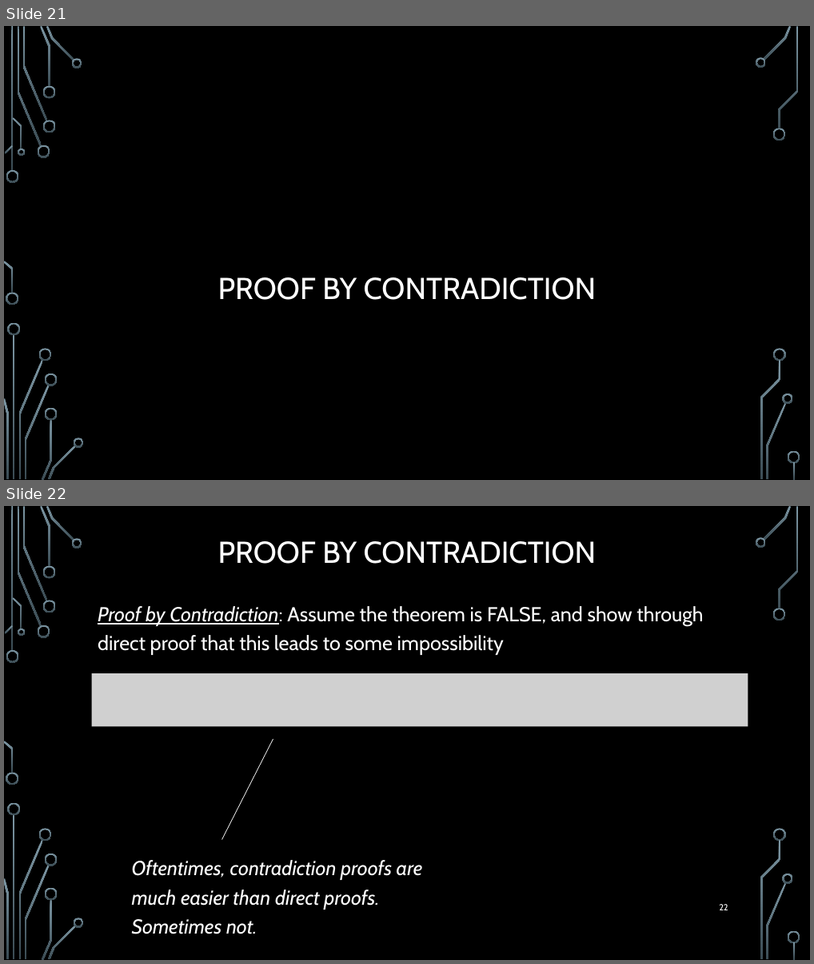
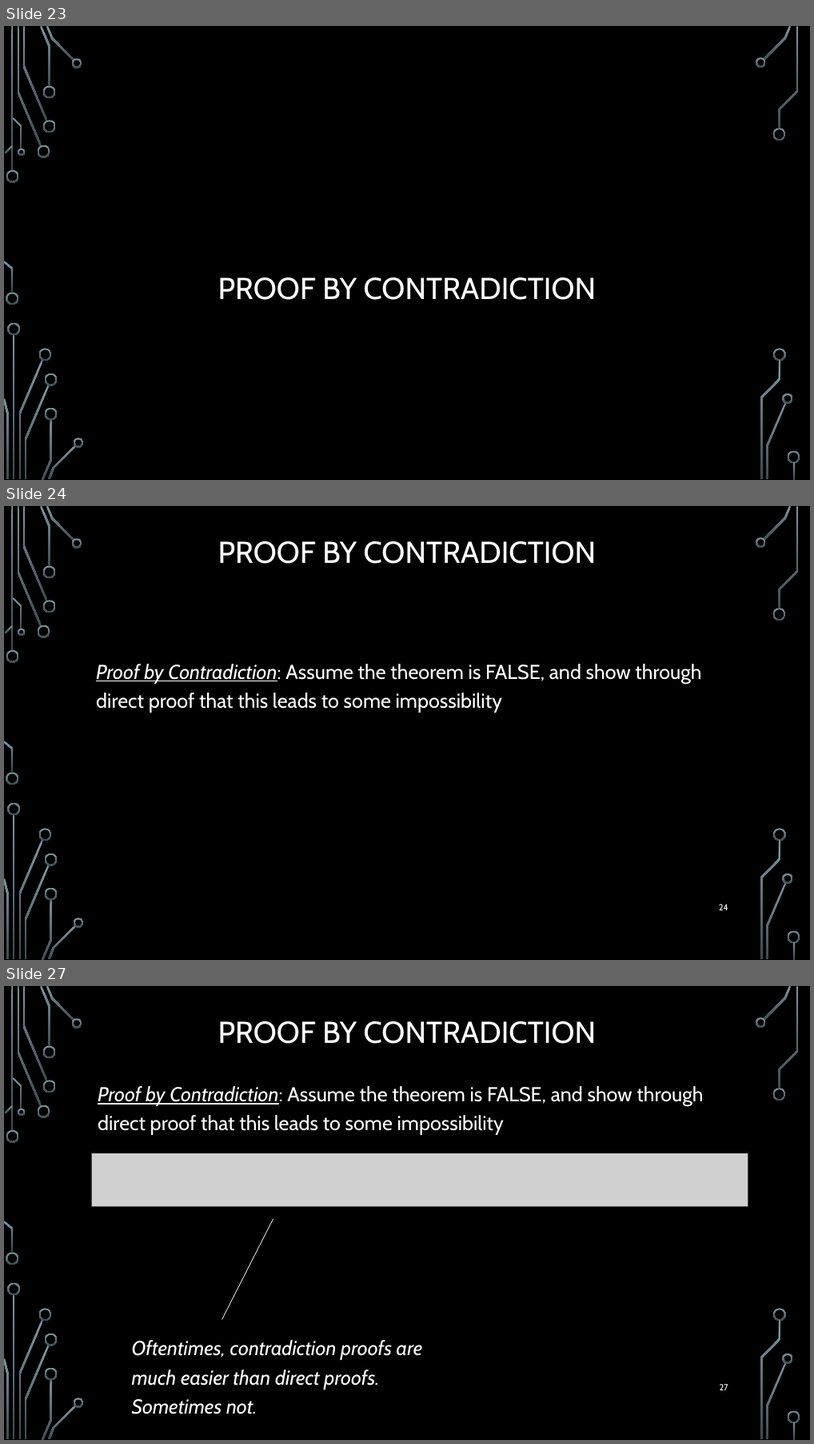
Before and after one commit to markfloryan/dmt2, a slide deck: slides/01-ReviewOfProofs.pptx. Shown one above the other, each under a label of ours: slides 21 and 22 before the commit, slides 23, 24 and 27 after it; the slides between them are not shown. The pictures are 814x964 and 814x1444 pixels, drawn with LibreOffice and Linux fonts; fonts in the diff are those of the drawing; grey boxes stand for pictures; background and template pictures are left out. Boxes give left, top, right and bottom in pixels: in the first picture for what was removed or moved away, otherwise in the second. Text is boxed around its words. In the diff, an @@ line names an element or a change of style, - is before the commit and + after.

Commit message:
slide updates for proofs

```diff
--- a/slides/01-ReviewOfProofs.pptx
+++ b/slides/01-ReviewOfProofs.pptx
@@ slide 24 added at bbox=[4, 506, 810, 960], background picture (left out); not listed: 36 template elements that a slide beside it also shows @@
@@ title added at bbox=[218, 541, 596, 564], 36 pt, text #FFFFFF @@
+PROOF BY CONTRADICTION
@@ text added at bbox=[96, 664, 702, 712], 24 pt, text #FFFFFF @@
+Proof by Contradiction: Assume the theorem is FALSE, and show through direct proof that this leads to some impossibility
@@ page number added at bbox=[719, 904, 729, 910], 10.5 pt, text #FFFFFF @@
+24
@@ what was slide 21 is now slide 23 @@
@@ what was slide 22 is now slide 27 @@
@@ page number at bbox=[720, 1384, 729, 1390]: text changed @@
-22
+27
```
Also in this commit, not shown: 2 slides changed, 6 other slides added.
